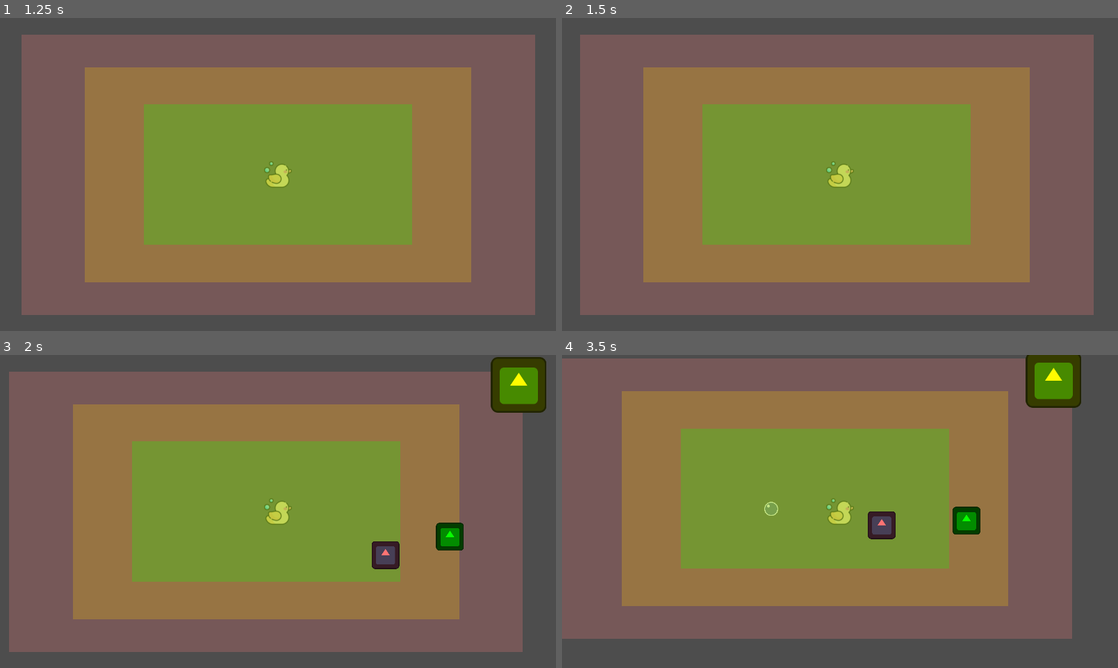
Above: before the commit, frames 1-4 (two rows, left to right).
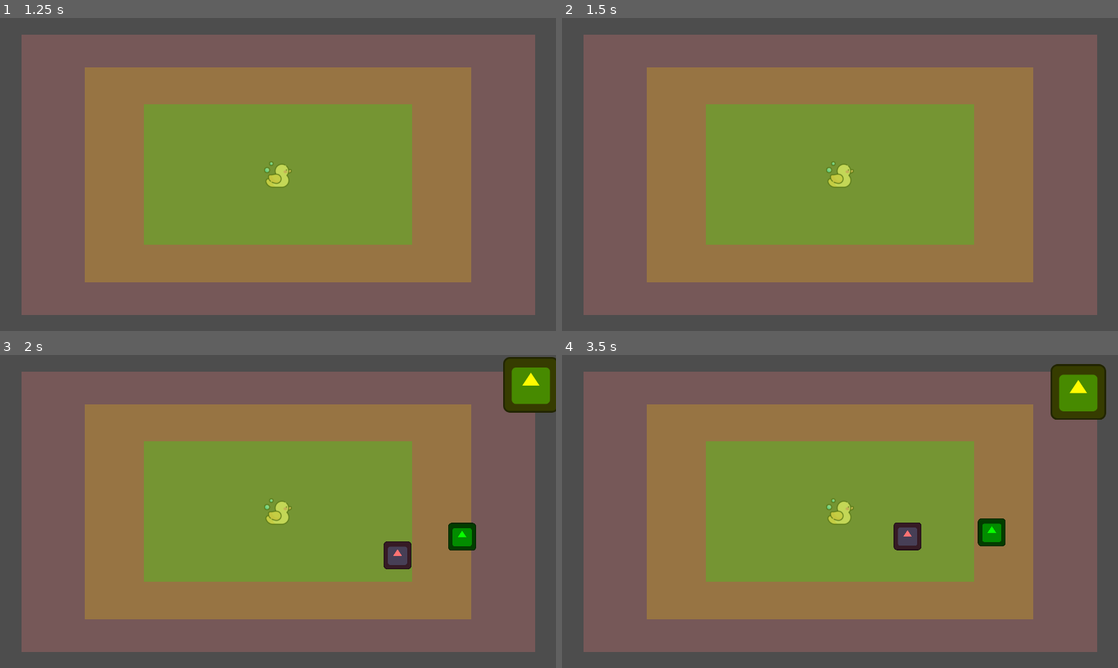
Above: after the commit, the same moments.

Repository: Portademo25/v-project
Game: Godot game, scene res://Menu/title.tscn
The game is run twice, just before and just after one commit, with the same random seed, the same clock (stepped at 60 frames per second) and the same inputs. The engine's default icon, where the game draws it, is replaced by a stand-in: a white triangle on a blue panel in a dark square.
Inputs (mouse positions are in pixels of both pictures, inside the frame that each line leads up to):
- Up to frame 1 (1.25 s): click (155, 140) at 0.5 s
- Up to frame 2 (1.5 s): tap Enter at 1.25 s; move the mouse to (962, 158) at 1.27 s; hold Right from 1.28 s (still down)
- Up to frame 3 (2 s): keep holding Right
- Up to frame 4 (3.5 s): move the mouse to (728, 527) at 2.02 s; release Right at 2.03 s; hold Down 2.03-2.78 s; move the mouse to (895, 442) at 2.77 s; hold Right from 2.78 s (still down)

Frame 1 is identical in both runs. In frame 2, 2.5% of the frame differs, in the area x 3-97%, y 5-95%; in frame 3, 10%; in frame 4, 37%, in the area x 0-98%, y 0-95%.
Error after the commit: Parse Error: Preload file "res://Player/Weapons/whirlpool.tscn" does not exist. (res://Player/player.gd:11)

Commit message:
Cambios al jugador

Diff:
--- a/Player/player.gd
+++ b/Player/player.gd
@@ -8,26 +8,34 @@
 ## ---------- ATAQUES ----------
 var bubble_blast = preload("res://Player/Weapons/bubble_blast.tscn")
 var bubble_beam = preload("res://Player/Weapons/bubble_beam.tscn")
+var whirlpool = preload("res://Player/Weapons/whirlpool.tscn")
 
 ## Nodos de ataque
 @onready var bubble_blast_timer = get_node("%BubbleBlastTimer")
 @onready var bubble_blast_attack_timer = get_node("%BubbleBlastAttackTimer")
 @onready var bubble_beam_timer = get_node("%BubbleBeamTimer")
 @onready var bubble_beam_attack_timer = get_node("%BubbleBeamAttackTimer")
+@onready var whirlpool_timer = get_node("%WhirlpoolTimer")
+@onready var whirlpool_attack_timer = get_node("%WhirlpoolAttackTimer")
 
 ## Bubble Blast
 var bubble_blast_ammo = 0 ## Cantidad de disparos
 var bubble_blast_baseammo = 1 ## Cantidad de proyectiles por disparo
 var bubble_blast_speed = 1.5 ## Rapidez de los proyectiles
 var bubble_blast_level = 1 ## Nivel del arma
-var direction = Vector2.ZERO
 
 ## Bubble Beam
 var bubble_beam_ammo = 0 ## Cantidad de disparos
 var bubble_beam_baseammo = 20 ## Cantidad de proyectiles por disparo
 var bubble_beam_speed = 4 ## Rapidez de los proyectiles
-var bubble_beam_level = 1 ## Nivel del arma
+var bubble_beam_level = 0 ## Nivel del arma
 var bubble_beam_direction = Vector2.ZERO ## Dirección del disparo
+
+## Whirlpool
+var whirlpool_ammo = 0 ## Cantidad de disparos
+var whirlpool_baseammo = 1 ## Cantidad de proyectiles por disparo
+var whirlpool_speed = 10 ## Rapidez de los proyectiles
+var whirlpool_level = 0 ## Nivel del arma
 
 ## ---------- ETC ----------
 @onready var sprite = $Sprite2D ## Sprite del jugador
@@ -77,6 +85,12 @@
 		if bubble_beam_timer.is_stopped():
 			bubble_beam_timer.start()
 
+	## Whirlpool
+	if whirlpool_level > 0:
+		whirlpool_timer.wait_time = whirlpool_speed
+		if whirlpool_timer.is_stopped():
+			whirlpool_timer.start()
+
 func _on_bubble_blast_timer_timeout():
 	## Carga la munición
 	bubble_blast_ammo = bubble_blast_baseammo
@@ -114,3 +128,21 @@
 			bubble_beam_attack_timer.start()
 		else :
 			bubble_beam_attack_timer.stop()
+
+func _on_whirlpool_timer_timeout():
+	## Carga la munición
+	whirlpool_ammo = whirlpool_baseammo
+	whirlpool_attack_timer.start()
+
+func _on_whirlpool_attack_timer_timeout():
+	## Dispara el ataque
+	if whirlpool_ammo> 0:
+		var whirlpool_attack = whirlpool.instantiate()
+		whirlpool_attack.position = position
+		whirlpool_attack.level = whirlpool_level
+		add_child(whirlpool_attack)
+		whirlpool_ammo -= 1
+		if whirlpool_ammo > 0:
+			whirlpool_attack_timer.start()
+		else :
+			whirlpool_attack_timer.stop()
--- a/Player/player.tscn
+++ b/Player/player.tscn
@@ -31,7 +31,17 @@
 unique_name_in_owner = true
 wait_time = 0.001
 
+[node name="WhirlpoolTimer" type="Timer" parent="Attack"]
+unique_name_in_owner = true
+wait_time = 1.5
+
+[node name="WhirlpoolAttackTimer" type="Timer" parent="Attack/WhirlpoolTimer"]
+unique_name_in_owner = true
+wait_time = 0.075
+
 [connection signal="timeout" from="Attack/BubbleBlastTimer" to="." method="_on_bubble_blast_timer_timeout"]
 [connection signal="timeout" from="Attack/BubbleBlastTimer/BubbleBlastAttackTimer" to="." method="_on_bubble_blast_attack_timer_timeout"]
 [connection signal="timeout" from="Attack/BubbleBeamTimer" to="." method="_on_bubble_beam_timer_timeout"]
 [connection signal="timeout" from="Attack/BubbleBeamTimer/BubbleBeamAttackTimer" to="." method="_on_bubble_beam_attack_timer_timeout"]
+[connection signal="timeout" from="Attack/WhirlpoolTimer" to="." method="_on_whirlpool_timer_timeout"]
+[connection signal="timeout" from="Attack/WhirlpoolTimer/WhirlpoolAttackTimer" to="." method="_on_whirlpool_attack_timer_timeout"]
